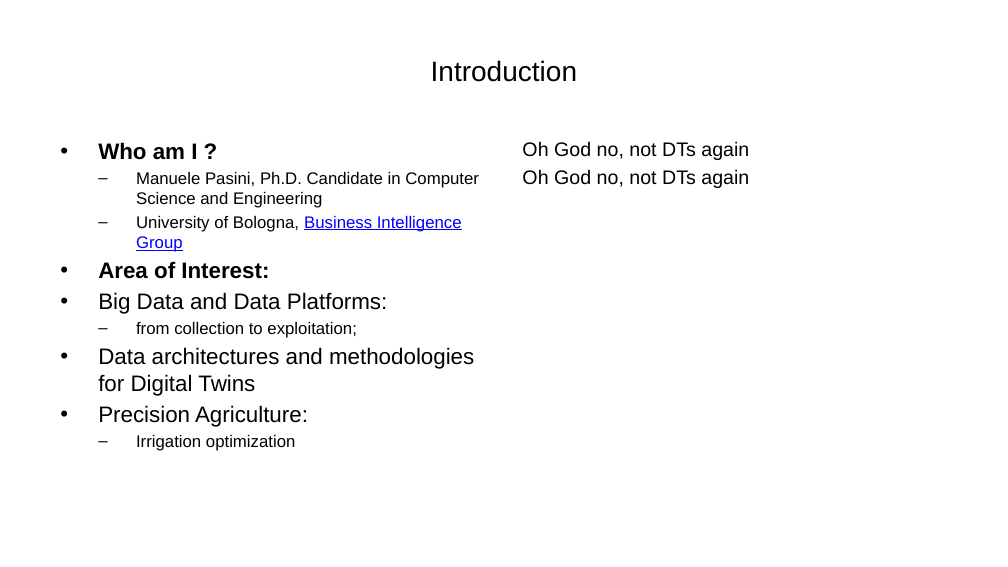
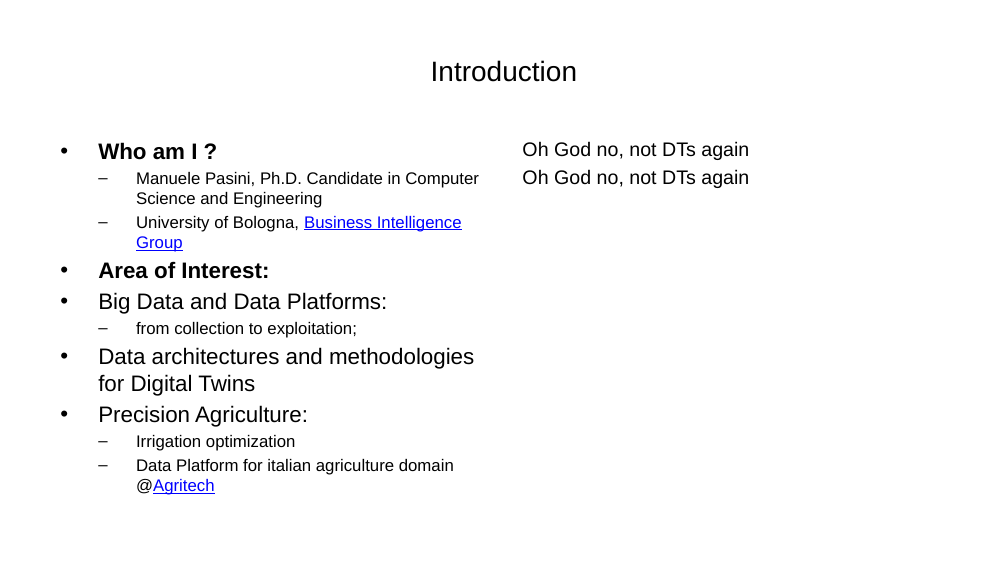
Before and after one commit to ManuelePasini/slides-markdown, a slide deck: slide 1 of ioanninaSlides.pptx. Drawn at 1008x567 pixels with LibreOffice and Linux fonts; fonts in the diff are those of the drawing. Boxes give left, top, right and bottom in pixels: in the first picture for what was removed or moved away, otherwise in the second. Text is boxed around its words. In the diff, an @@ line names an element or a change of style, - is before the commit and + after.

```diff
--- a/ioanninaSlides.pptx
+++ b/ioanninaSlides.pptx
@@ text at [136, 459, 454, 495]: paragraph added @@
+  – Data Platform for italian agriculture domain @Agritech
```
Also in this commit, not shown: 1 other slide changed, 4 other files.
